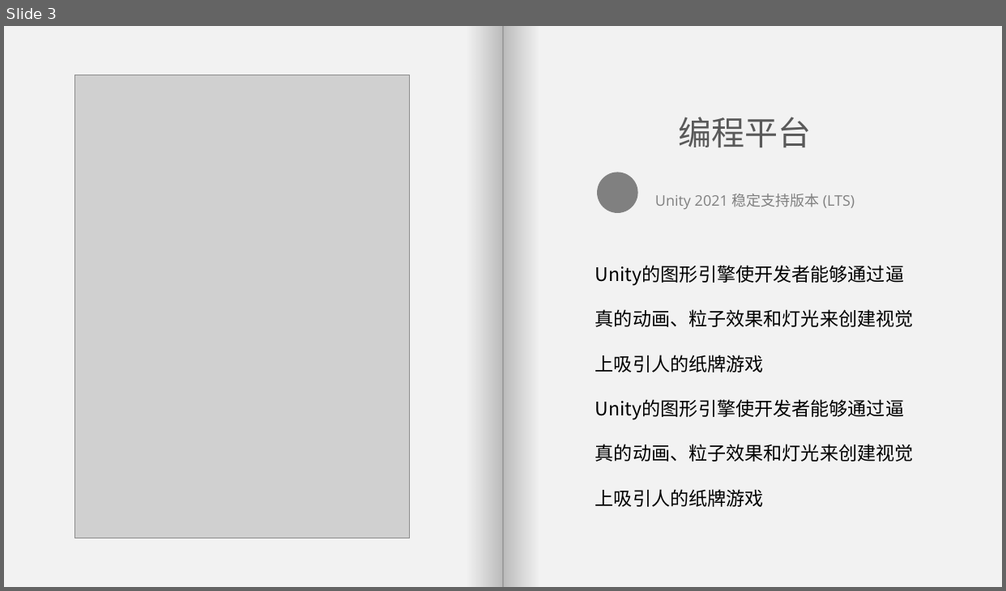
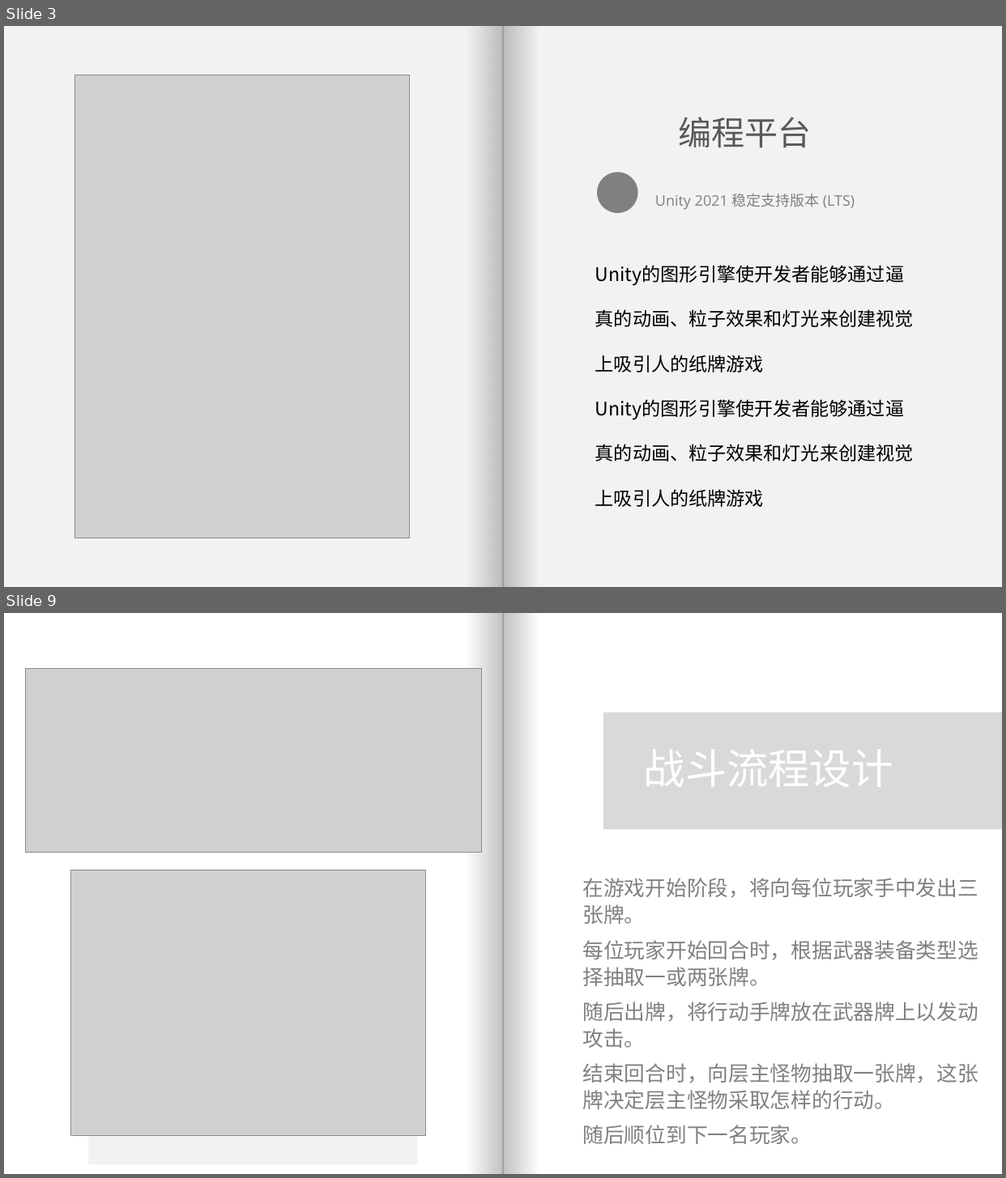
Before and after one commit to HongYi4588/CardGame, a slide deck: 永续地牢Ouroboros 设计方案.pptx. Shown one above the other, each under a label of ours: slide 3 before the commit, slides 3 and 9 after it; the slides between them are not shown. The pictures are 1006x591 and 1006x1178 pixels, drawn with LibreOffice and Linux fonts; fonts in the diff are those of the drawing; grey boxes stand for pictures. Boxes give left, top, right and bottom in pixels: in the first picture for what was removed or moved away, otherwise in the second. Text is boxed around its words. In the diff, an @@ line names an element or a change of style, - is before the commit and + after.

Commit message:
更新ppt
ppt内容更新UI设计和流程图

```diff
--- a/永续地牢Ouroboros 设计方案.pptx
+++ b/永续地牢Ouroboros 设计方案.pptx
@@ slide 9 added at bbox=[4, 613, 1002, 1174], background #FFFFFF @@
@@ rectangle added at bbox=[467, 613, 503, 1174], fill gradient #808080 @@
@@ rectangle added at bbox=[503, 613, 540, 1174], fill gradient #808080 @@
@@ picture added at bbox=[25, 668, 482, 853] @@
@@ rectangle added at bbox=[603, 713, 1002, 829], fill #D9D9D9 @@
@@ text added at bbox=[644, 736, 893, 796], 40 pt, text #FFFFFF @@
+战斗流程设计
@@ picture added at bbox=[70, 871, 425, 1136] @@
@@ text added at bbox=[583, 878, 978, 1144], 20 pt, text #808080 @@
+在游戏开始阶段，将向每位玩家手中发出三张牌。
+每位玩家开始回合时，根据武器装备类型选择抽取一或两张牌。
+随后出牌，将行动手牌放在武器牌上以发动攻击。
+结束回合时，向层主怪物抽取一张牌，这张牌决定层主怪物采取怎样的行动。
+随后顺位到下一名玩家。
@@ rectangle added at bbox=[88, 880, 417, 1165], fill #F2F2F2 @@
```
Also in this commit, not shown: 3 slides changed, 5 other slides added, 1 slide removed, 1 other file.
